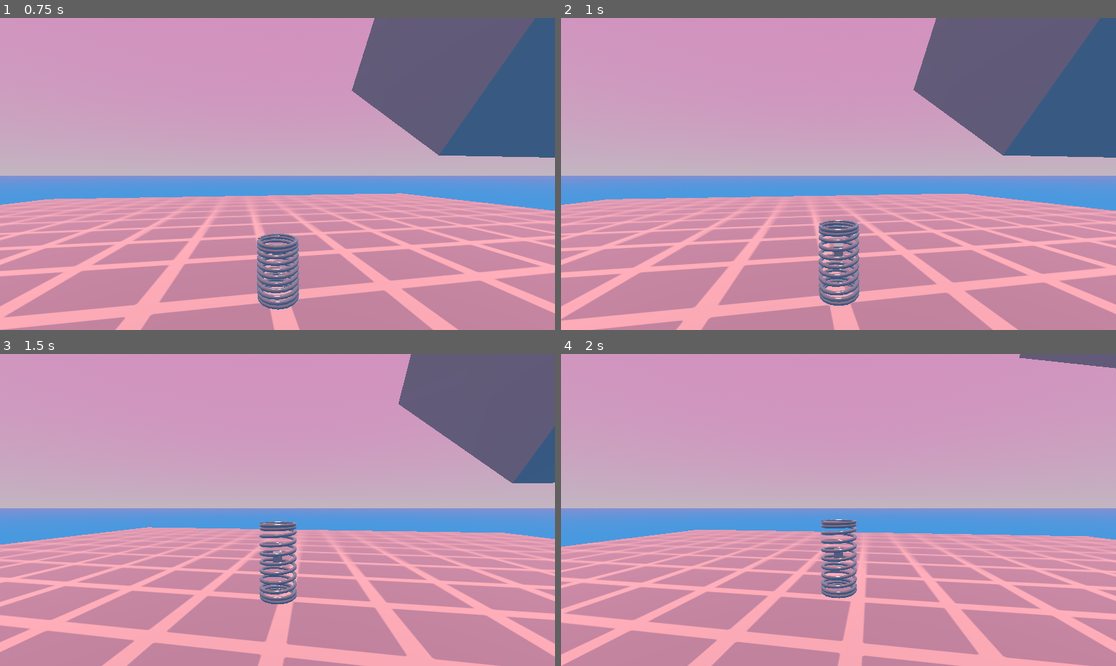
Above: before the commit, frames 1-4 (two rows, left to right).
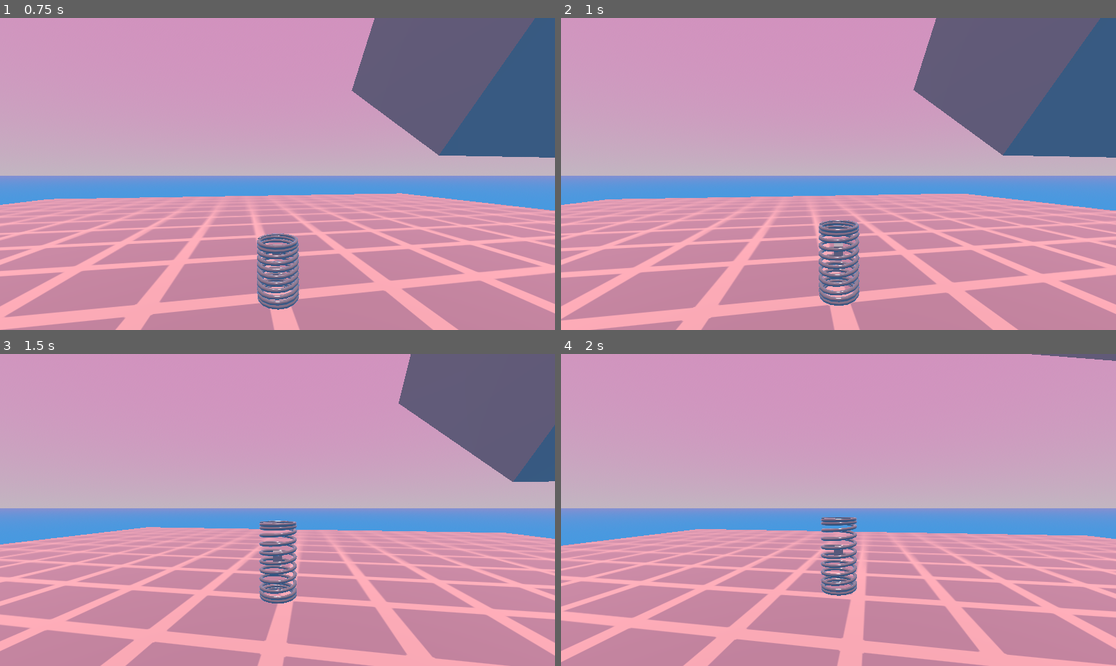
Above: after the commit, the same moments.

Repository: Althories/springstar
Game: Godot game, scene res://Scenes/Levels/main.tscn
The game is run twice, just before and just after one commit, with the same random seed, the same clock (stepped at 60 frames per second) and the same inputs.
Inputs (mouse positions are in pixels of both pictures, inside the frame that each line leads up to):
- Up to frame 1 (0.75 s): move the mouse to (305, 174) at 0.52 s; press the mouse at (305, 174) at 0.53 s; hold W (move_forward) from 0.53 s (still down)
- Up to frame 2 (1 s): keep holding W (move_forward); tap Space (jump) at 0.77 s
- Up to frame 3 (1.5 s): keep holding W (move_forward); move the mouse to (249, 510) at 1.27 s; release the mouse at (249, 510) at 1.28 s; click (249, 510) at 1.35 s
- Up to frame 4 (2 s): keep holding W (move_forward); tap Space (jump) at 1.52 s

Frame 1 is identical in both runs. In frame 2, less than 0.1% of the frame differs, in the area x 1-99%, y 3-93%; in frame 3, 2.4%; in frame 4, 8.2%, in the area x 0-100%, y 0-100%.

Commit message:
Fixed camera sway
Uses lerp instead of slerp now.

Diff:
--- a/Scripts/SpringCharacter/spring_script.gd
+++ b/Scripts/SpringCharacter/spring_script.gd
@@ -22,7 +22,7 @@
 var bounce_timer = 0
 var charge_velocity = 0
 var camera_anchor = Vector3(0, 2, 0)
-var slerp_y = 0
+var lerp_y = 0
 var most_recent_groundpoint = Vector3()
 var aim_vector = Vector3()
 var bonk_timer = 0
@@ -112,16 +112,16 @@
 		velocity.z = move_toward(velocity.z, 0, SPEED)
 
 func move_camera() -> void:
-	'''Uses slerp to move the camera. The camera will only fall if the spring falls more than 1.2 units from
+	'''Uses lerp to move the camera. The camera will only fall if the spring falls more than 1.2 units from
 	the peak of its height. This number is just large enough to keep the camera steady during idle bounce.
 	!! If Spring is on Collision Layer 1, the SpringArm3D gets confused and starts clipping the spring.
 	I suspect slerp is behind this.'''
-	if self.global_position.y >= slerp_y:
-		slerp_y = self.global_position.y
-	elif slerp_y - self.global_position.y > CAMERA_VERTICAL_MOVEMENT_DEADZONE:
-		slerp_y = self.global_position.y + CAMERA_VERTICAL_MOVEMENT_DEADZONE
-	camera_anchor = camera_anchor.slerp(
-		Vector3(self.global_position.x, slerp_y + CAMERA_VERTICAL_OFFSET, self.global_position.z),
+	if self.global_position.y >= lerp_y:
+		lerp_y = self.global_position.y
+	elif lerp_y - self.global_position.y > CAMERA_VERTICAL_MOVEMENT_DEADZONE:
+		lerp_y = self.global_position.y + CAMERA_VERTICAL_MOVEMENT_DEADZONE
+	camera_anchor = camera_anchor.lerp(
+		Vector3(self.global_position.x, lerp_y + CAMERA_VERTICAL_OFFSET, self.global_position.z),
 		CAMERA_INTERPOLATION_WEIGHT)
 	$CamPivot/SpringArm3D.global_position = camera_anchor
 
